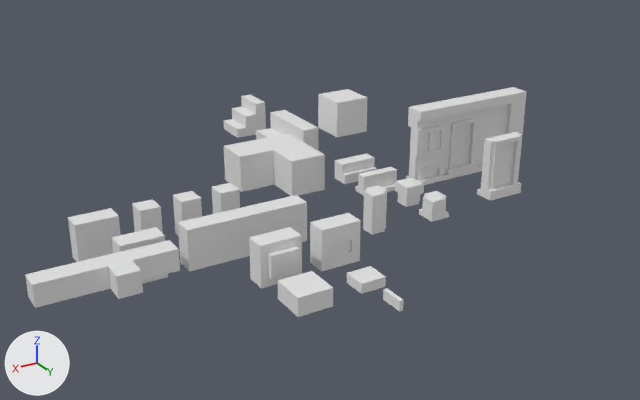
A saved change to the Blender file Models/models2.blend.
The view is the same before and after, from a camera (50 mm lens) standing at (23.94, 44.74, 17.32) and looking at (2.78, 9.48, -0.31). Arrows for +X, +Y and +Z are at lower left; the lights stay in place.

In view in the first picture: 'Wall1.001', 'Wall1.002', 'Wall1.007', 'Wall1.011', 'Wall1.012', 'Wall1.017', 'Wall1.019', 'Wall1.024', 'Wall1.028', 'Wall1.031', 'Wall1.033', 'Wall1.034'.
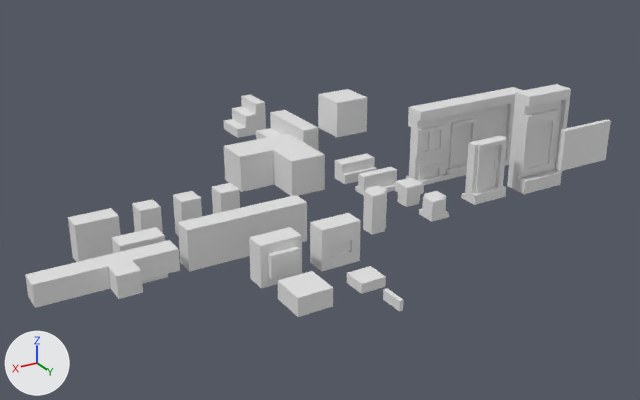
Changed parts and their boxes [x1, y1, x2, y2] in the pictures (640 x 400 px):
'Wall1.033', moved
    before: [477, 132, 522, 201]
    after: [461, 136, 507, 205]
'Cube.001', added
    after: [557, 119, 611, 171]
'Cube', added
    after: [519, 109, 558, 174]
'Wall1.035', added
    after: [507, 112, 555, 194]
'Wall1.036', added
    after: [514, 86, 560, 115]
'Wall1.037', added
    after: [548, 108, 569, 186]
'Wall1.038', added
    after: [547, 84, 571, 109]

Patch to the scene script:
```diff
--- a/Models/models2.blend.py
+++ b/Models/models2.blend.py
@@ ob_wall1_033 @@
 ob_wall1_033 = bpy.data.objects.new('Wall1.033', me_cube_032)
-ob_wall1_033.location = (-5.0, 14.0, 1.0)
+ob_wall1_033.location = (-4.0, 14.0, 1.0)
 ob_wall1_033.scale = (1.0, 0.5, 1.0)
@@ ob_cube_001 @@
+ob_cube_001 = bpy.data.objects.new('Cube.001', me_cube_044)  # a box spanning x -1.0..1.0, y -0.63..0.63, z -1.5..1.5; in mat_material_044 (its picture is missing)
+ob_cube_001.location = (-7.5, 16.88, 3.0)
+ob_cube_001.rotation_euler = (0.0, 1.571, 0.0)  # degrees (0, 90, 0)
+ob_cube_001.scale = (1.0, 0.2, 1.0)
@@ ob_cube @@
+ob_cube = bpy.data.objects.new('Cube', me_cube_043)  # 36 vertices, 34 faces; spans x -1.0..1.0, y -1.25..0.0, z -2.0..1.0; in mat_material_043 (its picture is missing)
+ob_cube.location = (-7.0, 14.5, 3.0)
+ob_cube.scale = (1.0, 0.2, 1.0)
@@ ob_wall1_038 @@
+ob_wall1_038 = bpy.data.objects.new('Wall1.038', me_cube_042)  # 25 vertices, 25 faces; spans x -1.0..-0.25, y -1.0..1.0, z -1.0..0.0; in mat_material_034 (its picture is missing)
+ob_wall1_038.location = (-9.0, 14.0, 4.0)
+ob_wall1_038.rotation_euler = (-3.142, 0.0, -3.142)  # degrees (-180, 0, -180)
+ob_wall1_038.scale = (1.0, 0.5, 1.0)
@@ ob_wall1_037 @@
+ob_wall1_037 = bpy.data.objects.new('Wall1.037', me_cube_041)  # 33 vertices, 32 faces; spans x 0.0..1.02, y -1.0..1.5, z -1.0..3.0; in mat_material_032 (its picture is missing)
+ob_wall1_037.location = (-9.0, 14.0, 1.0)
+ob_wall1_037.scale = (1.0, 0.5, 1.0)
@@ ob_wall1_036 @@
+ob_wall1_036 = bpy.data.objects.new('Wall1.036', me_cube_038)  # 48 vertices, 44 faces, 2 loose edges; spans x -1.0..1.0, y -1.0..1.0, z -1.0..0.0; in mat_material_027 (its picture is missing)
+ob_wall1_036.location = (-7.0, 14.0, 4.0)
+ob_wall1_036.rotation_euler = (-3.142, 0.0, -3.142)  # degrees (-180, 0, -180)
+ob_wall1_036.scale = (1.0, 0.5, 1.0)
@@ ob_wall1_035 @@
+ob_wall1_035 = bpy.data.objects.new('Wall1.035', me_cube_037)  # 16 vertices, 14 faces; spans x -1.0..1.0, y -1.0..1.5, z -1.0..3.0; in mat_material_026 (its picture is missing)
+ob_wall1_035.location = (-7.0, 14.0, 1.0)
+ob_wall1_035.scale = (1.0, 0.5, 1.0)
```
